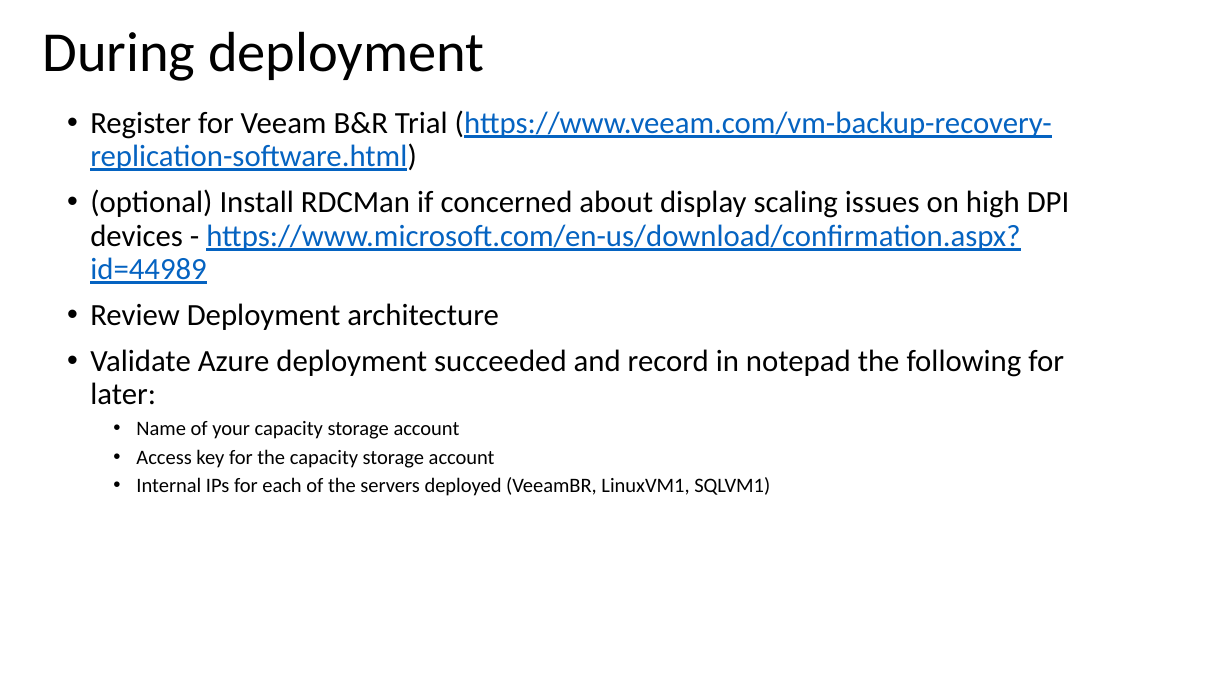
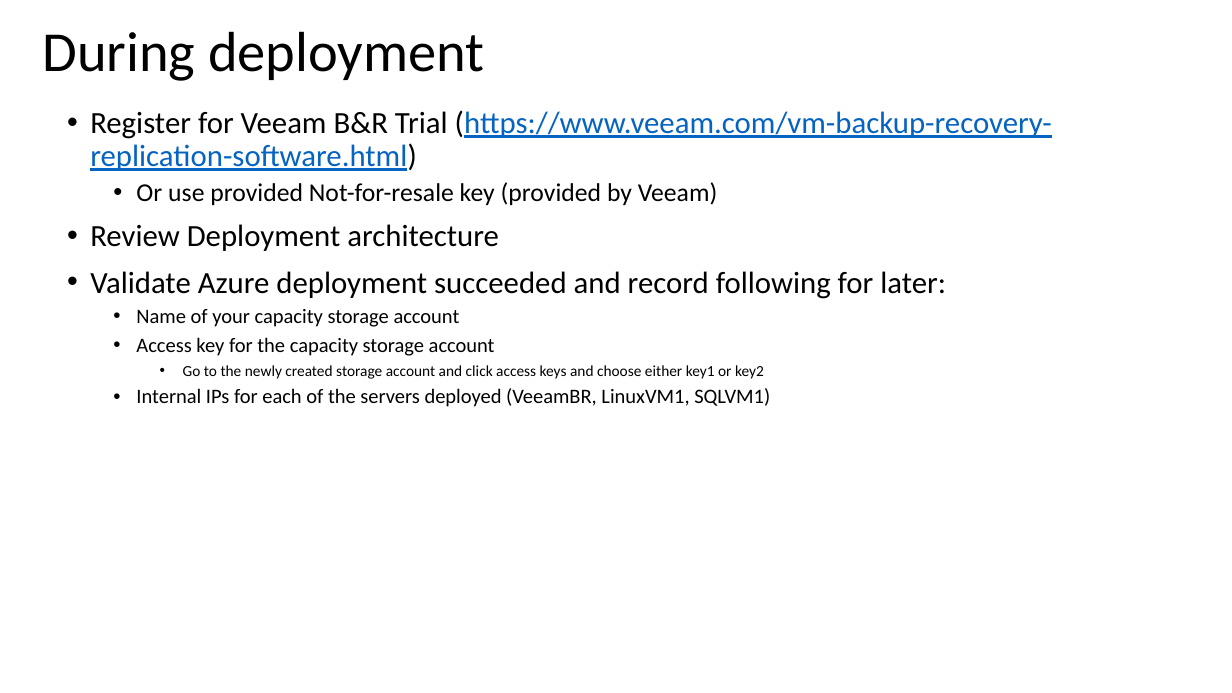
Before and after one commit to dkirby-ms/VeeamOnAzureLab, a slide deck: slide 3 of Veeam Lab Guide.pptx. Drawn at 1232x693 pixels with LibreOffice and Linux fonts; fonts in the diff are those of the drawing. Boxes give left, top, right and bottom in pixels: in the first picture for what was removed or moved away, otherwise in the second. Text is boxed around its words. In the diff, an @@ line names an element or a change of style, - is before the commit and + after.

```diff
--- a/Veeam Lab Guide.pptx
+++ b/Veeam Lab Guide.pptx
@@ text at bbox=[136, 182, 718, 205]: text changed; size 24 to 20 pt @@
-• (optional) Install RDCMan if concerned about display scaling issues on high DPI devices - https://www.microsoft.com/en-us/download/confirmation.aspx?id=44989
+  • Or use provided Not-for-resale key (provided by Veeam)
@@ text at bbox=[90, 271, 946, 299]: text changed @@
-• Validate Azure deployment succeeded and record in notepad the following for later:
+• Validate Azure deployment succeeded and record following for later:
@@ text at bbox=[183, 365, 764, 379]: paragraph added @@
+    • Go to the newly created storage account and click access keys and choose either key1 or key2
```
Also in this commit, not shown: 2 other slides changed.
